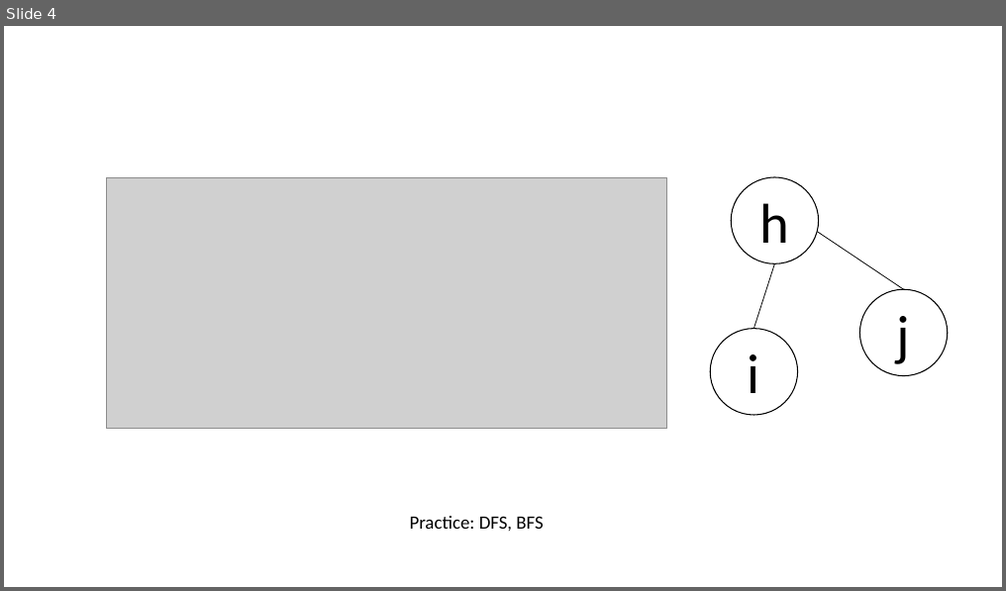
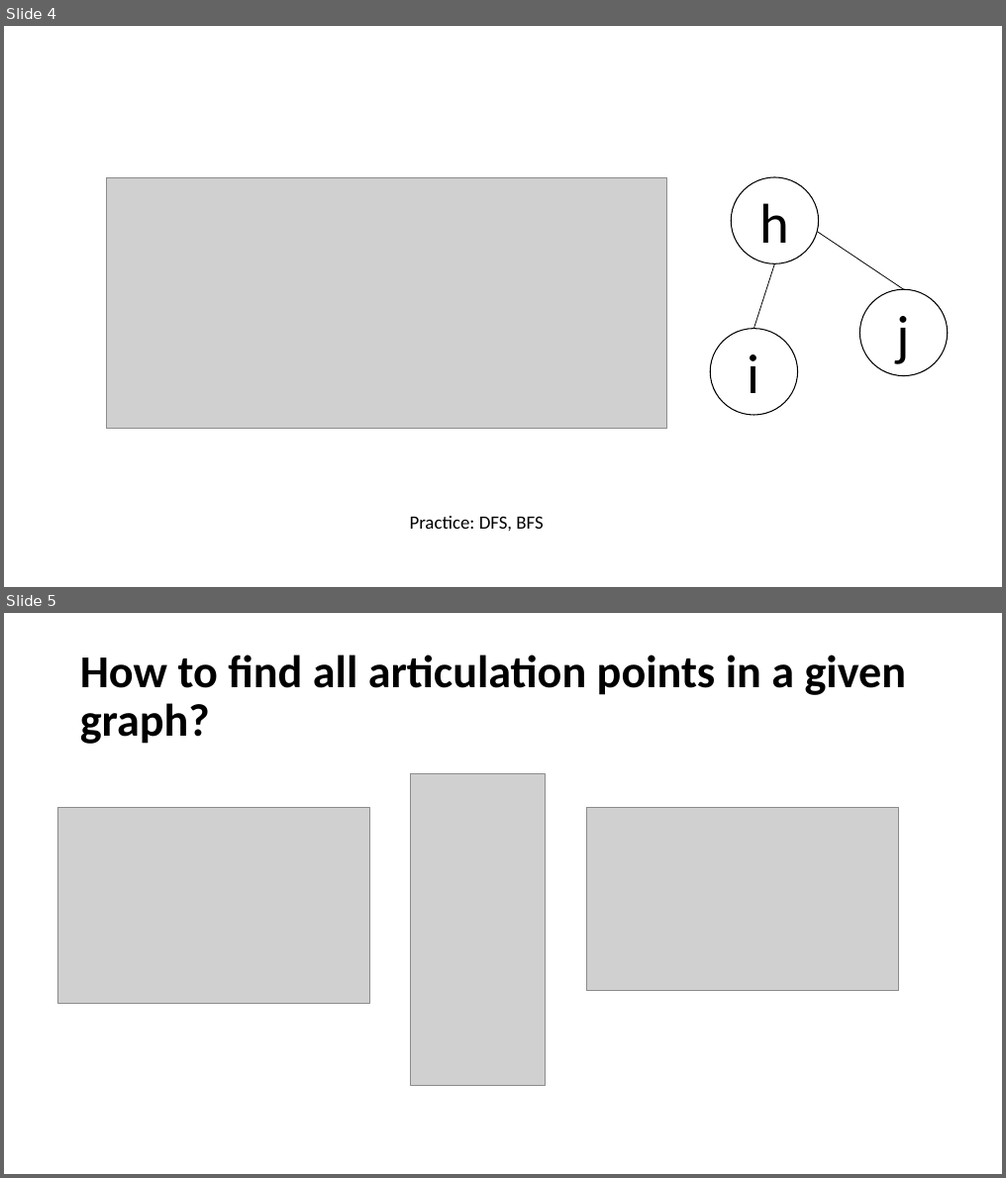
Before and after one commit to CMPT306/CMPT306.github.io, a slide deck: handouts/graphs/Graph Examples.pptx. Shown one above the other, each under a label of ours: slide 4 before the commit, slides 4 and 5 after it. The pictures are 1006x591 and 1006x1178 pixels, drawn with LibreOffice and Linux fonts; fonts in the diff are those of the drawing; grey boxes stand for pictures. Boxes give left, top, right and bottom in pixels: in the first picture for what was removed or moved away, otherwise in the second. Text is boxed around its words. In the diff, an @@ line names an element or a change of style, - is before the commit and + after.

Commit message:
graph

```diff
--- a/handouts/graphs/Graph Examples.pptx
+++ b/handouts/graphs/Graph Examples.pptx
@@ slide 5 added at [4,613,1002,1174], background #FFFFFF @@
@@ title added at [80,655,907,744], 44 pt, text #000000, bold @@
+How to find all articulation points in a given graph?
@@ picture added at [411,774,545,1086] @@
@@ picture added at [57,807,369,1003] @@
@@ picture added at [586,807,899,991] @@
```
Also in this commit, not shown: 4 other slides added, 1 slide removed.
